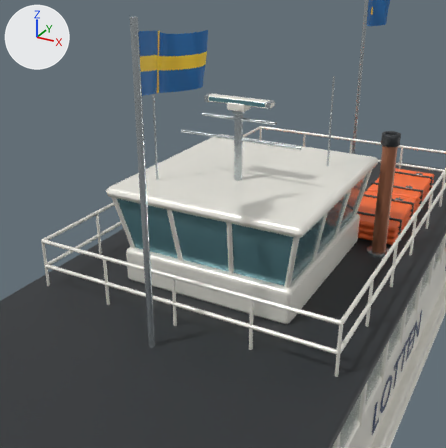
One commit to the glTF model vehicles/lotten.glb: the scene before it, then after it.
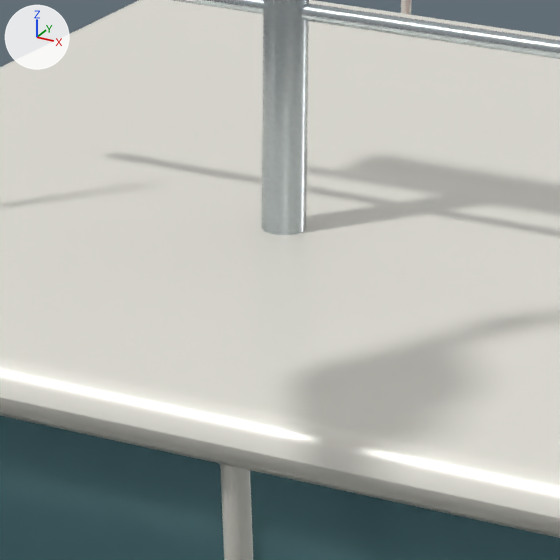
There are two pictures of each version: one from a camera (50 mm lens) standing at (3.05, -6.71, 5.91) and looking at (-0.03, -1.09, 3.1), one close up on the part from 42% to 65% of the width and 31% to 54% of the height. The lights are fixed; the arrows at upper left show +X, +Y and +Z. The older version's two pictures come first. Where no turn or scale is listed for an object, it has been applied to the vertices.

The first close-up shows 'Pilot glass', 'Raked pilot frame.002', 'Signal mast', 'Signal yardarm', 'White wheelhouse roof' and 1 more.
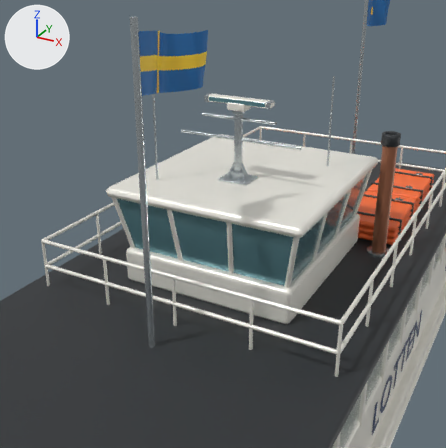
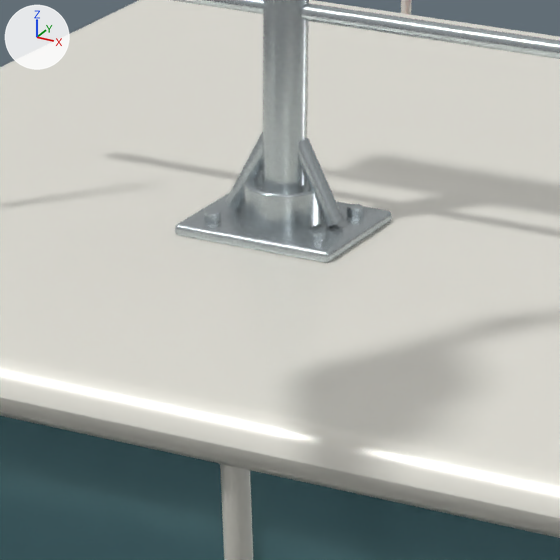
What the commit changed:
Mesh me_cube_158_1 is new.
It has 96 vertices, 188 faces and spans x -0.18..0.18, y -0.15..0.15, z -0.014..0.014.
It uses material mat_galvanised_fittings (light grey #bac2c5).
Mesh me_cylinder_160_1 is new.
It has 72 vertices, 140 faces and spans x -0.085..0.085, y -0.085..0.085, z -0.042..0.042.
It uses material mat_galvanised_fittings (light grey #bac2c5).
Mesh me_cylinder_166_1 is new.
It has 72 vertices, 140 faces and spans x -0.059..0.059, y -0.019..0.019, z -0.09..0.09.
It uses material mat_galvanised_fittings (light grey #bac2c5).
Mesh me_cylinder_165_1 is new.
It has 72 vertices, 140 faces and spans x -0.059..0.059, y -0.019..0.019, z -0.09..0.09.
It uses material mat_galvanised_fittings (light grey #bac2c5).
Mesh me_cylinder_164_1 is new.
It has 84 vertices, 164 faces and spans x -0.0156..0.0156, y -0.0176..0.0176, z -0.0095..0.0095.
It uses material mat_galvanised_fittings (light grey #bac2c5).
Mesh me_cylinder_163_1 is new.
It has 84 vertices, 164 faces and spans x -0.0156..0.0156, y -0.0176..0.0176, z -0.0095..0.0095.
It uses material mat_galvanised_fittings (light grey #bac2c5).
Mesh me_cylinder_161_1 is new.
It has 84 vertices, 164 faces and spans x -0.0156..0.0156, y -0.0176..0.0176, z -0.0095..0.0095.
It uses material mat_galvanised_fittings (light grey #bac2c5).
Object 'Mast roof backing plate' (ob_mast_roof_backing_plate) is new; it shows me_cube_158_1.
Its location is (0.0, -0.8, 3.56).
Object 'Mast foot collar' (ob_mast_foot_collar) is new; it shows me_cylinder_160_1.
Its location is (0.0, -0.8, 3.609).
Object 'Mast foot brace.001' (ob_mast_foot_brace_001) is new; it shows me_cylinder_166_1.
Its location is (0.077, -0.8, 3.661).
Object 'Mast foot brace' (ob_mast_foot_brace) is new; it shows me_cylinder_165_1.
Its location is (-0.077, -0.8, 3.661).
Object 'Mast foot bolt.003' (ob_mast_foot_bolt_003) is new; it shows me_cylinder_164_1.
Its location is (0.122, -0.713, 3.582).
Object 'Mast foot bolt.002' (ob_mast_foot_bolt_002) is new; it shows me_cylinder_163_1.
Its location is (0.122, -0.887, 3.582).
Object 'Mast foot bolt' (ob_mast_foot_bolt) is new; it shows me_cylinder_161_1.
Its location is (-0.122, -0.887, 3.582).

Boxes [x1, y1, x2, y2] around the edits, measured in the close-ups (560 x 560 px):
'Mast roof backing plate', added: after [175, 193, 392, 263]
'Mast foot collar', added: after [243, 172, 323, 231]
'Mast foot brace.001', added: after [298, 138, 344, 227]
'Mast foot brace', added: after [225, 132, 263, 210]
'Mast foot bolt.002', added: after [309, 228, 326, 242]
'Mast foot bolt', added: after [204, 209, 221, 222]
'Mast foot bolt.003', added: after [347, 204, 364, 217]
